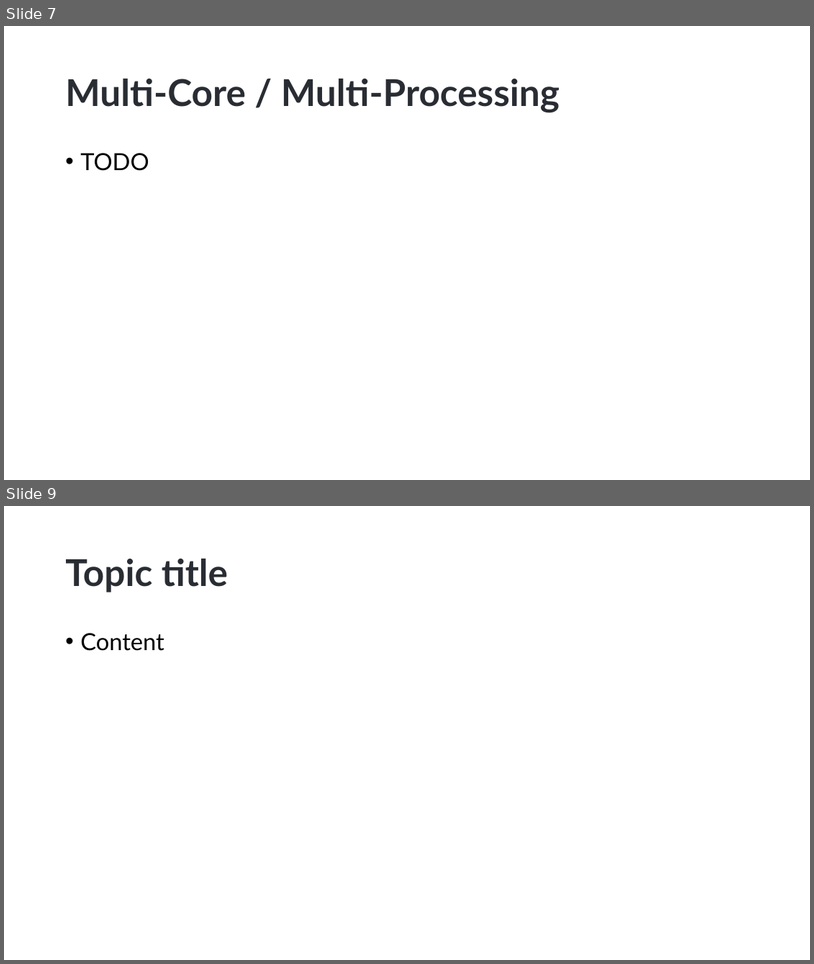
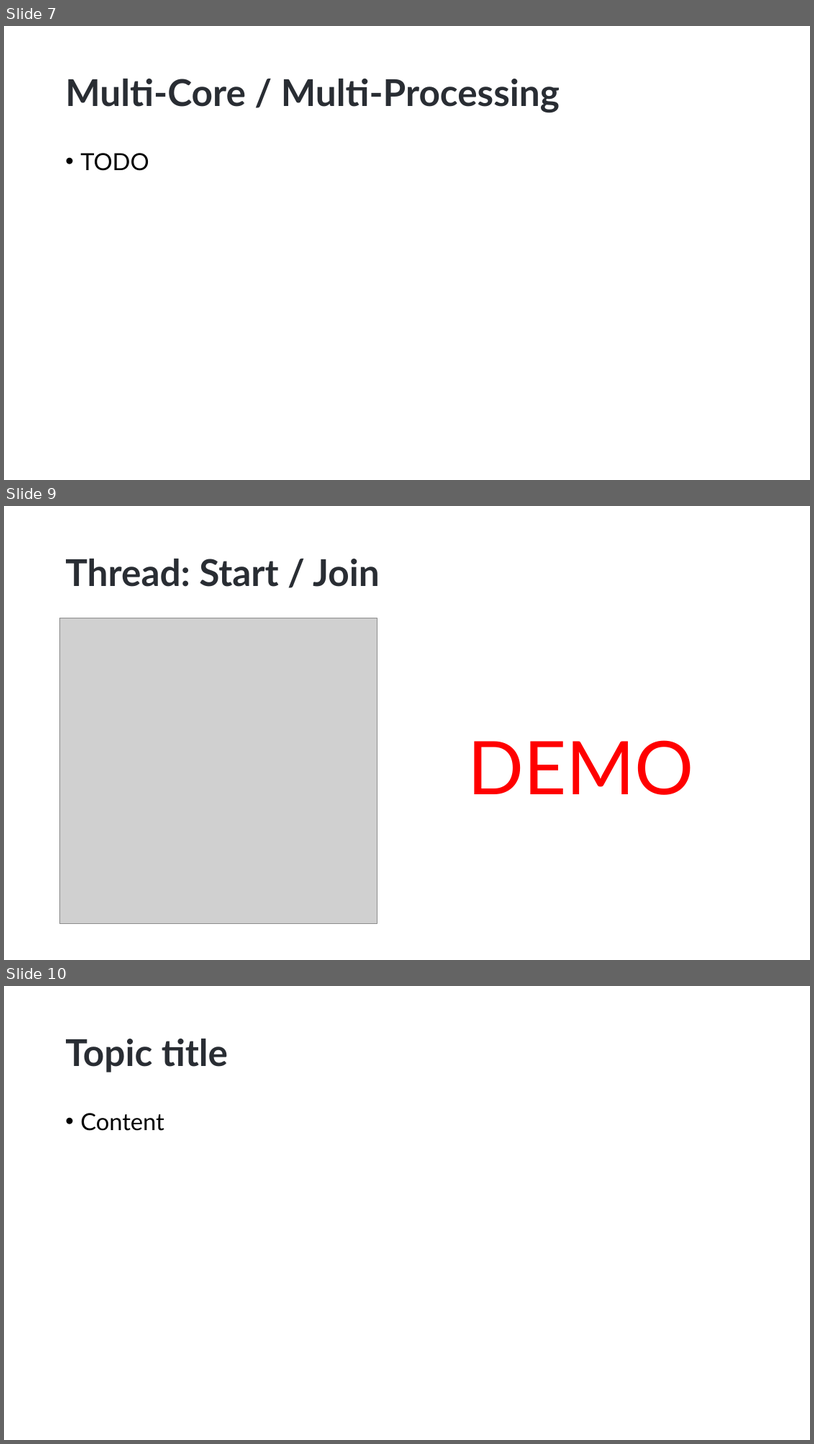
Before and after one commit to hikalkan/presentations, a slide deck: 2023-06-01 Dealing with Concurrency - Multi-Threading in Dotnet/Dotnet-Multi-Threading.pptx. Shown one above the other, each under a label of ours: slides 7 and 9 before the commit, slides 7, 9 and 10 after it; the slides between them are not shown. The pictures are 814x964 and 814x1444 pixels, drawn with LibreOffice and Linux fonts; fonts in the diff are those of the drawing; grey boxes stand for pictures; background and template pictures are left out. Boxes give left, top, right and bottom in pixels: in the first picture for what was removed or moved away, otherwise in the second. Text is boxed around its words. In the diff, an @@ line names an element or a change of style, - is before the commit and + after.

Commit message:
ParameterizedMultipleThreadStartJoinDemo

```diff
--- a/2023-06-01 Dealing with Concurrency - Multi-Threading in Dotnet/Dotnet-Multi-Threading.pptx
+++ b/2023-06-01 Dealing with Concurrency - Multi-Threading in Dotnet/Dotnet-Multi-Threading.pptx
@@ slide 9 added at (4,506,810,960), background picture (left out) @@
@@ title added at (65,559,380,587), 44 pt, text #292D33, bold @@
+Thread: Start / Join
@@ picture added at (59,618,377,924) @@
@@ text added at (468,740,694,795), 88 pt, text #FF0000 @@
+DEMO
@@ what was slide 9 is now slide 10 @@
```
Also in this commit, not shown: 1 slide changed, 3 other files.
